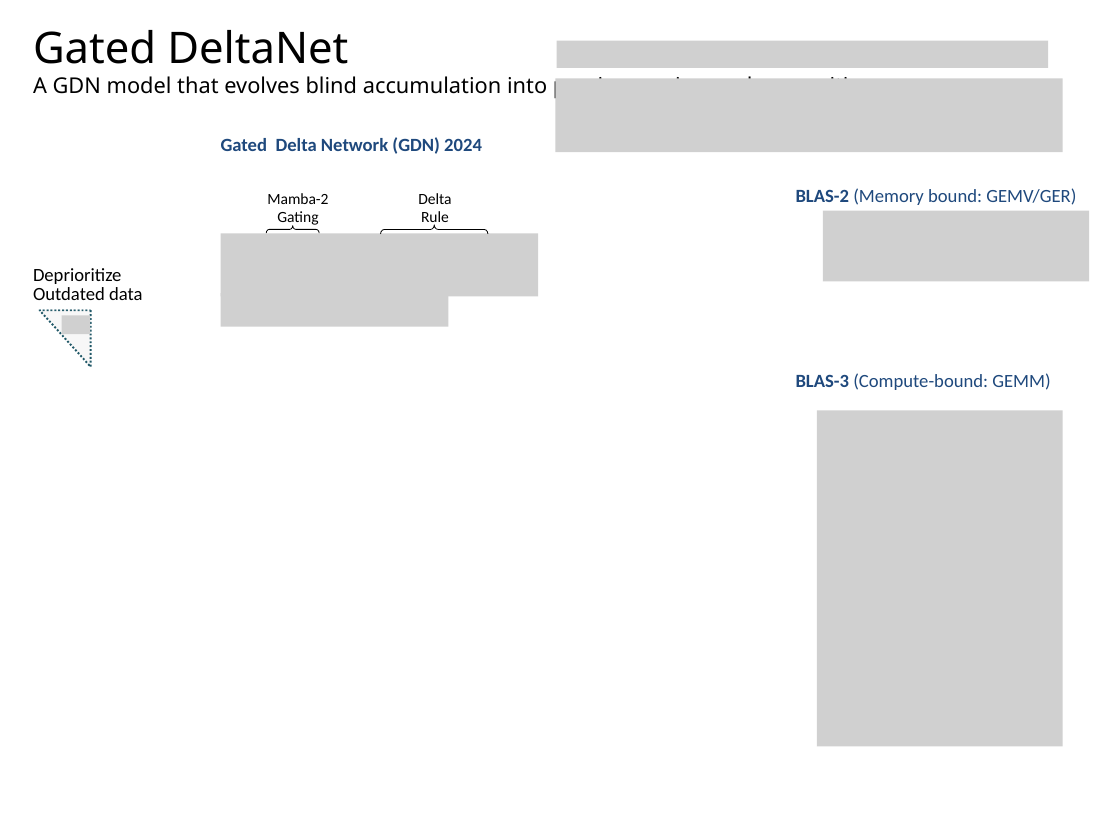
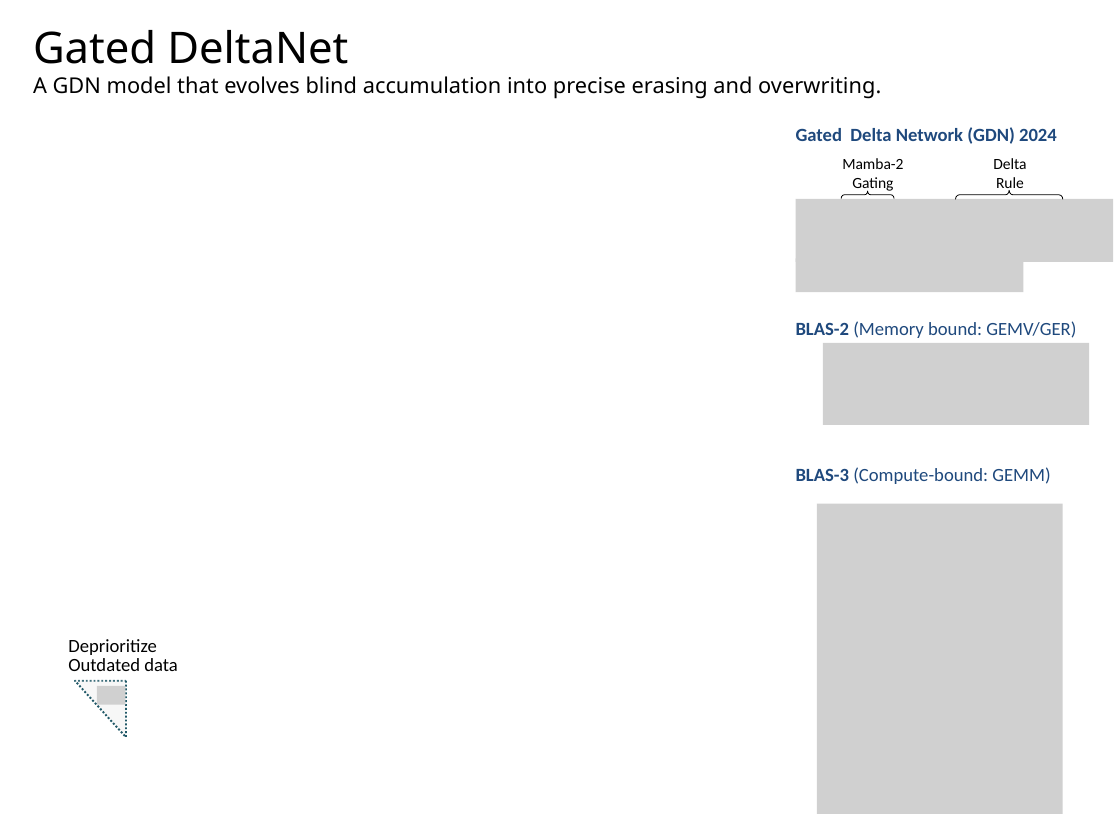
Before and after one commit to navibator/crazy-ai, a slide deck: slide 5 of temp.pptx. Drawn at 1120x840 pixels with LibreOffice and Linux fonts; fonts in the diff are those of the drawing; grey boxes stand for pictures. Boxes give left, top, right and bottom in pixels: in the first picture for what was removed or moved away, otherwise in the second. Text is boxed around its words. In the diff, an @@ line names an element or a change of style, - is before the commit and + after.

Commit message:
update

```diff
--- a/temp.pptx
+++ b/temp.pptx
@@ picture removed at (x1=557, y1=40, x2=1048, y2=67) @@
@@ picture removed at (x1=556, y1=78, x2=1063, y2=152) @@
@@ text "Gated Delta Network (GDN) 2024" moved from (x1=221, y1=137, x2=482, y2=154) to (x1=796, y1=127, x2=1057, y2=144) @@
@@ picture resized from (x1=823, y1=211, x2=1090, y2=281) to (x1=795, y1=199, x2=1112, y2=262) @@
@@ 2 left braces, 1 text, 1 rectangle moved together from (x1=267, y1=190, x2=488, y2=234) to (x1=841, y1=156, x2=1063, y2=199) @@
@@ picture removed at (x1=221, y1=233, x2=538, y2=296) @@
@@ picture added at (x1=795, y1=259, x2=1023, y2=292) @@
@@ picture removed at (x1=221, y1=293, x2=448, y2=327) @@
@@ text "BLAS-2 (Memory bound: GEMV/GER)" moved from (x1=796, y1=188, x2=1076, y2=205) to (x1=796, y1=321, x2=1076, y2=338) @@
@@ picture added at (x1=823, y1=343, x2=1090, y2=424) @@
@@ text "BLAS-3 (Compute-bound: GEMM)" moved from (x1=796, y1=373, x2=1050, y2=390) to (x1=796, y1=467, x2=1050, y2=484) @@
@@ picture resized from (x1=816, y1=410, x2=1062, y2=746) to (x1=816, y1=504, x2=1062, y2=814) @@
@@ 1 picture, 1 text, 1 right triangle moved together from (x1=33, y1=268, x2=142, y2=366) to (x1=68, y1=639, x2=177, y2=737) @@
```
Also in this commit, not shown: 2 other slides changed, 1 slide added.
